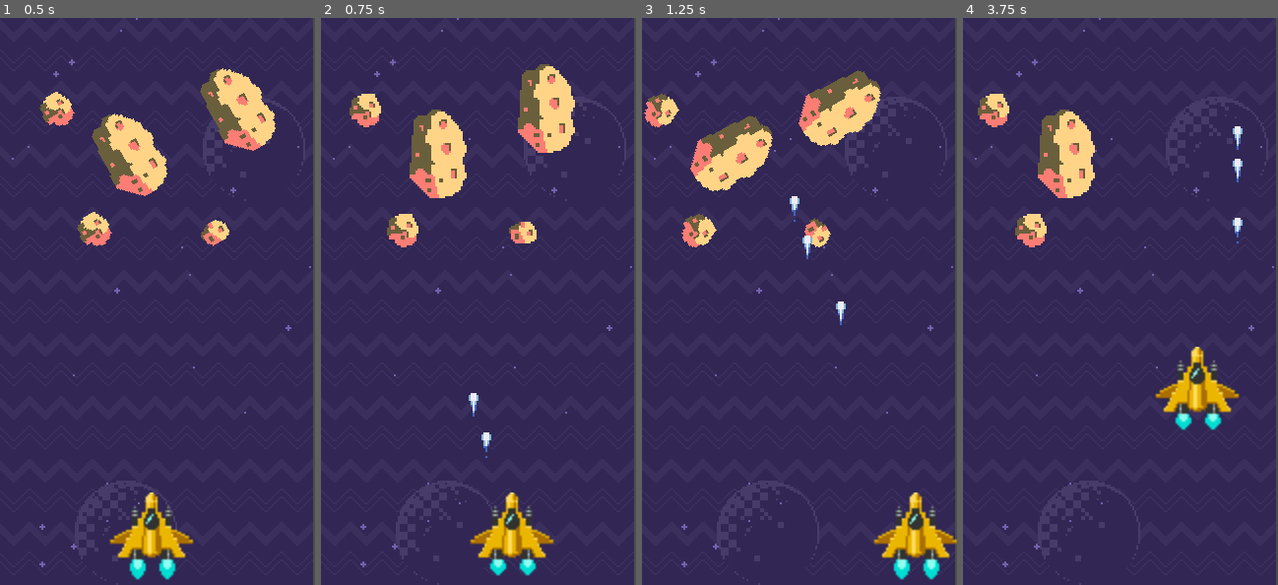
Above: before the commit, frames 1-4 (left to right).
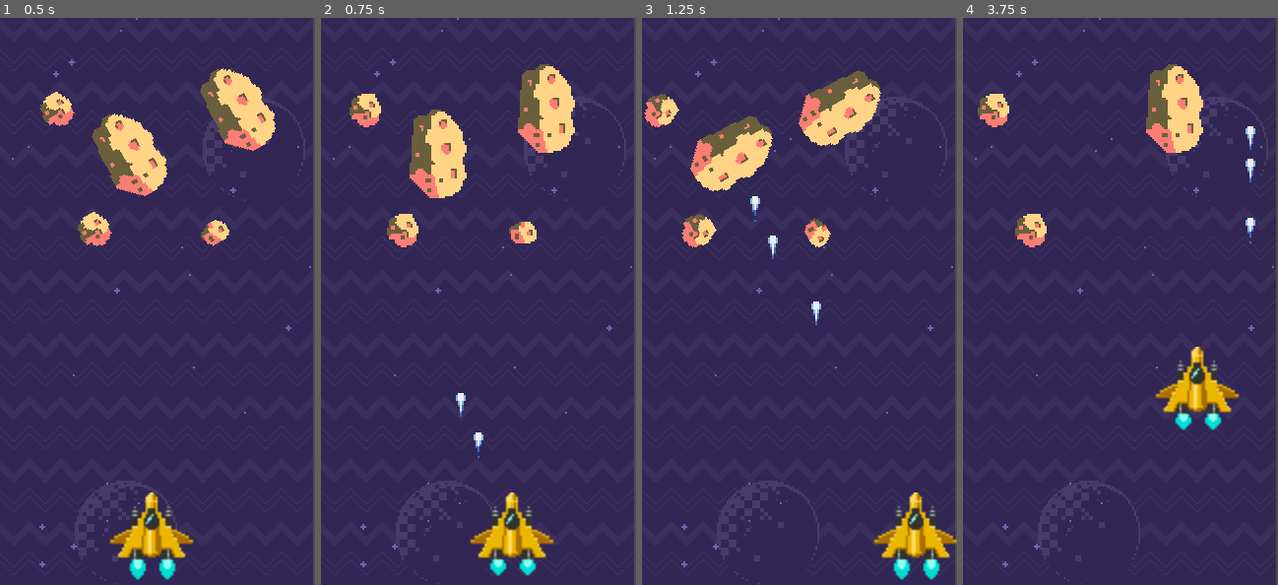
Above: after the commit, the same moments.

Repository: mateusaraujo1/astro-survivor
Game: Godot game, scene res://scenes/game.tscn
Two runs of this game, one before a commit and one after it. Both use one fixed random seed, a clock stepped at 60 frames per second and the inputs below. The project has no main scene, so this scene is started directly.
Inputs:
- Up to frame 1 (0.5 s): no input
- Up to frame 2 (0.75 s): tap Enter (ui_accept) at 0.5, 0.6 s; hold Right (ui_right) from 0.53 s (still down)
- Up to frame 3 (1.25 s): keep holding Right (ui_right); tap Enter (ui_accept) at 0.77, 1.07 s
- Up to frame 4 (3.75 s): release Right (ui_right) at 1.28 s; hold Down (ui_down) 1.28-2.03 s; tap Enter (ui_accept) at 1.35, 1.52, 1.82, 2.1, 2.85, 3.02, 3.32, 3.6 s; hold Right (ui_right) 2.03-2.78 s; hold Up (ui_up) 2.78-3.53 s; hold Left (ui_left) from 3.53 s (still down)

Frame 1 is identical in both runs. In frame 2, 0.3% of the frame differs, in the area x 42-55%, y 66-78%; in frame 3, 0.4%; in frame 4, 4.9%, in the area x 23-93%, y 8-40%.

Commit message:
a09: lasers se movem com o background

Diff:
--- a/scenes/game.tscn
+++ b/scenes/game.tscn
@@ -6,6 +6,7 @@
 [ext_resource path="res://scripts/background.gd" type="Script" id=4]
 [ext_resource path="res://scenes/asteroide.tscn" type="PackedScene" id=5]
 [ext_resource path="res://scripts/inimigos.gd" type="Script" id=6]
+[ext_resource path="res://scripts/lasers.gd" type="Script" id=7]
 
 [sub_resource type="Shader" id=1]
 code = "shader_type canvas_item;
@@ -57,6 +58,7 @@
 __meta__ = {
 "_edit_group_": true
 }
+lasers = NodePath("../lasers")
 
 [node name="ship" type="Sprite" parent="ship"]
 texture = ExtResource( 2 )
@@ -68,6 +70,10 @@
 
 [node name="blaster" type="Position2D" parent="ship"]
 position = Vector2( 0, -29 )
+
+[node name="lasers" type="Node2D" parent="."]
+script = ExtResource( 7 )
+nave = NodePath("../ship")
 
 [node name="inimigos" type="Node2D" parent="."]
 script = ExtResource( 6 )
--- /dev/null
+++ b/scripts/lasers.gd
@@ -0,0 +1,19 @@
+extends Node2D
+
+
+export(NodePath) var nave
+
+func _ready():
+	if nave:
+		nave = get_node(nave)
+	else:
+		set_process(false)
+
+
+
+func _process(delta):
+
+	global_position.x = (nave.global_position.x - 80) * 0.002 * -160
+
+
+#faz o laser se mover de acordo com o movimento da nave
--- a/scripts/ship.gd
+++ b/scripts/ship.gd
@@ -9,9 +9,17 @@
 #posicao minima esquerda = 21
 #posicao maxima direita = 139
 
+
+export(NodePath) var lasers
+
+
 #acontece só quando a nave aparece
 func _ready():
-	pass
+	if lasers:
+		lasers = get_node(lasers)
+	else:
+		lasers = get_parent()
+#se tiver lasers vai usar o já existente
 
 #essas ações acontecem 60x em um segundo
 func _process(delta):
@@ -37,8 +45,8 @@
 			#"lasers" é o grupo de lasers existentes (que estão visiveis na tela)
 			#só pode disparar se houver menos de 3 tiros
 			var laser = PRE_LASER.instance()
-			get_parent().add_child(laser)
-			#adiciona laser como filho da cena game
+			lasers.add_child(laser)
+			#adiciona laser como filho
 			laser.global_position = $blaster.global_position
 
 	translate(Vector2(direcao_x, direcao_y) * velocidade * delta)
Not shown: 1 places in scenes/game.tscn that only renumber resources
